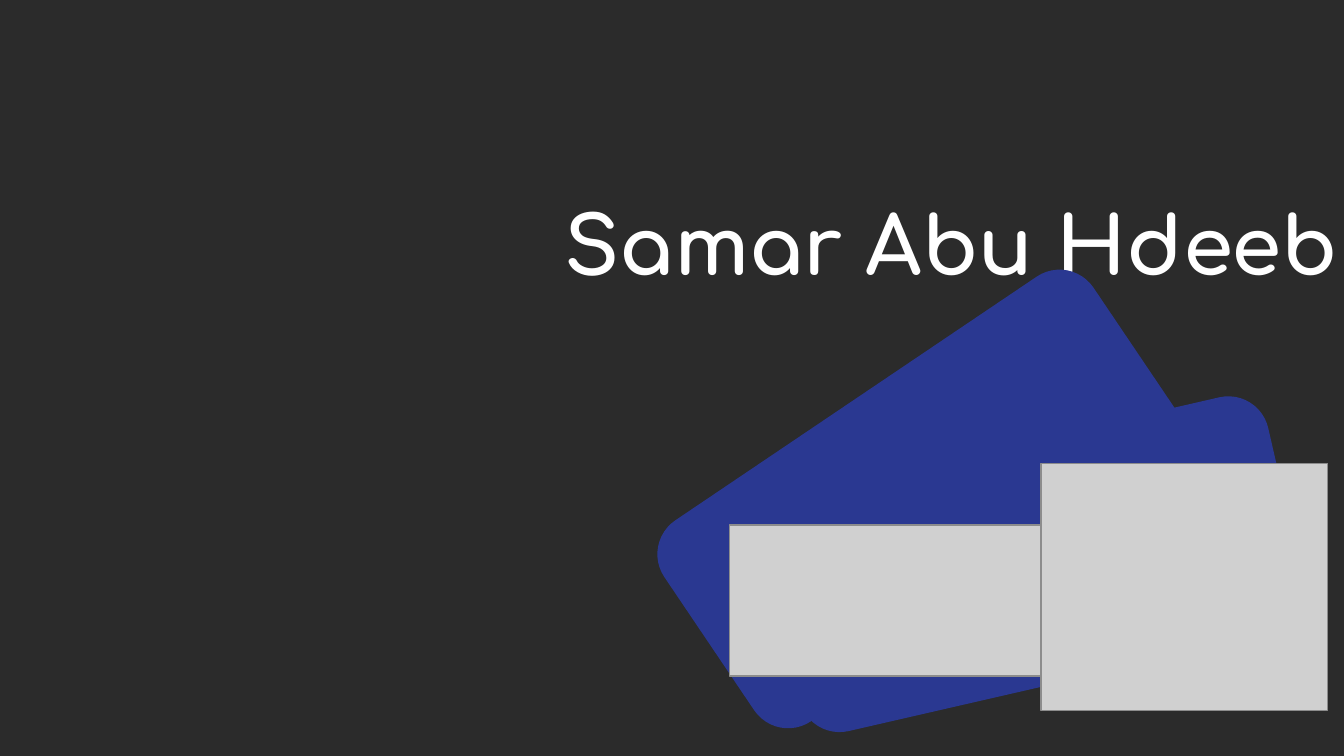
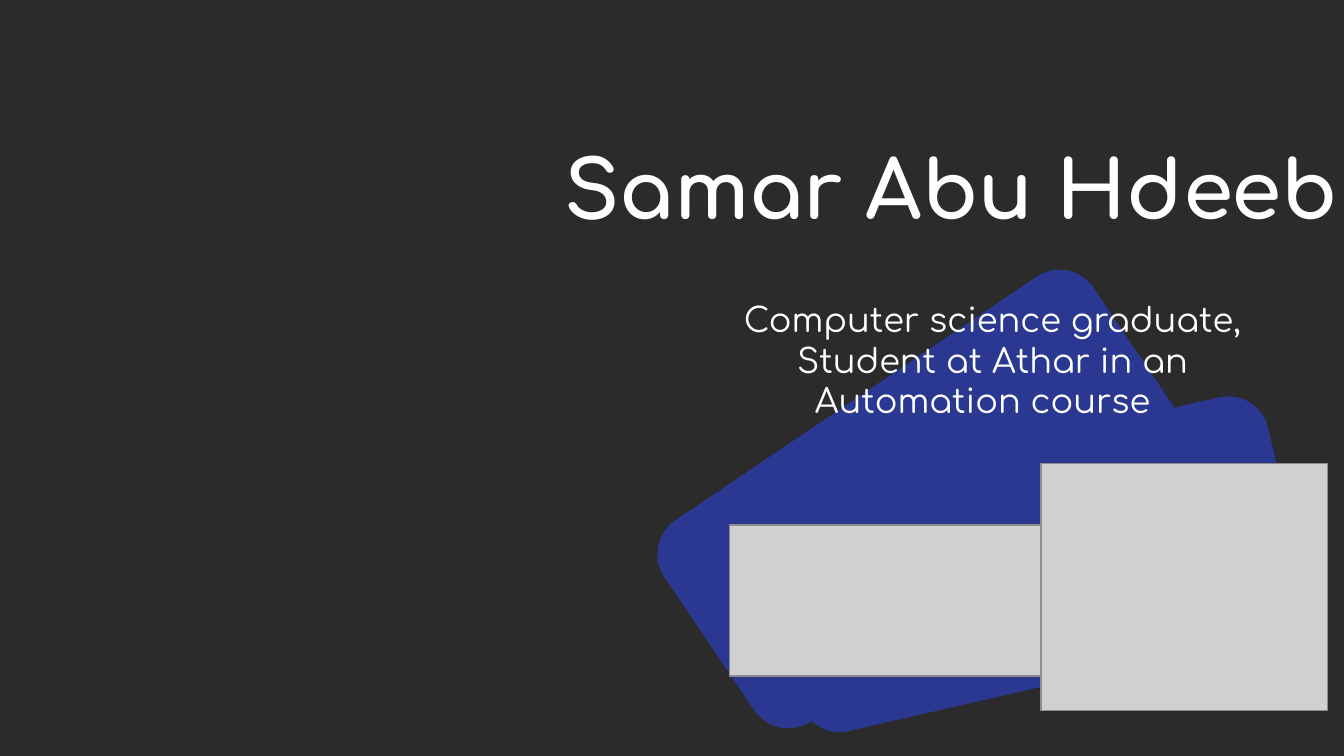
Before and after one commit to samar123419/QA_Automation_middle_project, a slide deck: slide 1 of middle presentation.pptx. Drawn at 1344x756 pixels with LibreOffice and Linux fonts; fonts in the diff are those of the drawing; grey boxes stand for pictures; background and template pictures are left out; a plain dark background stands for a picture behind light text. Boxes give left, top, right and bottom in pixels: in the first picture for what was removed or moved away, otherwise in the second. Text is boxed around its words. In the diff, an @@ line names an element or a change of style, - is before the commit and + after.

```diff
--- a/middle presentation.pptx
+++ b/middle presentation.pptx
@@ text "Samar Abu Hdeeb" rewrapped from (565,211,1338,293) to (565,155,1338,220) @@
@@ text added at (744,295,1241,421), 18 pt, text #FFFFFF @@
+Computer science graduate,
+Student at Athar in an Automation course
```
Also in this commit, not shown: 5 other slides changed, 3 slides added, 1 slide removed.
